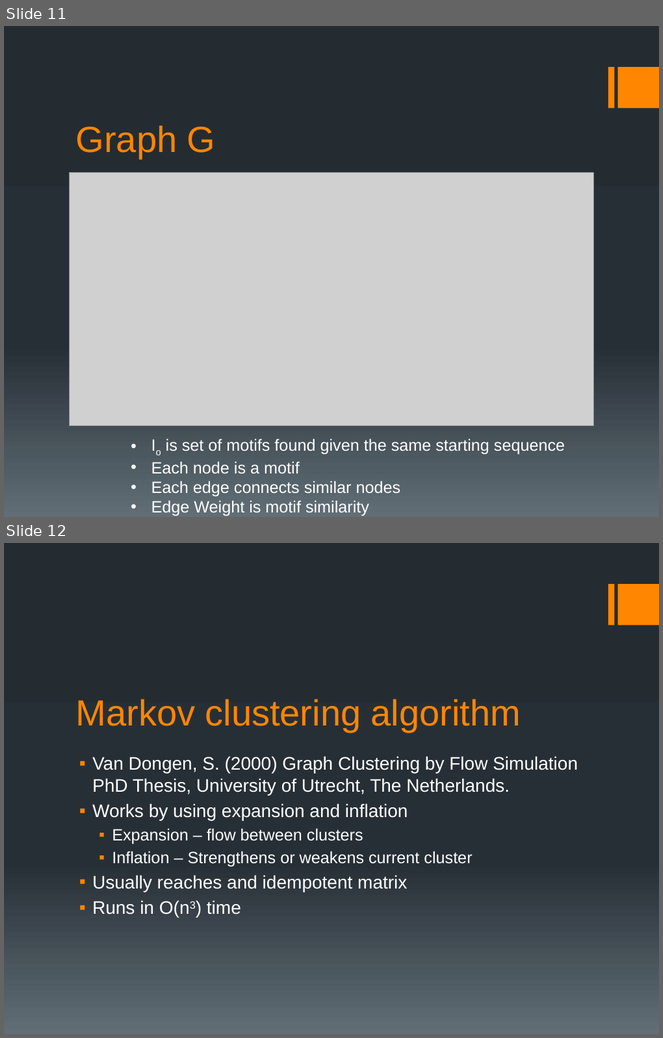
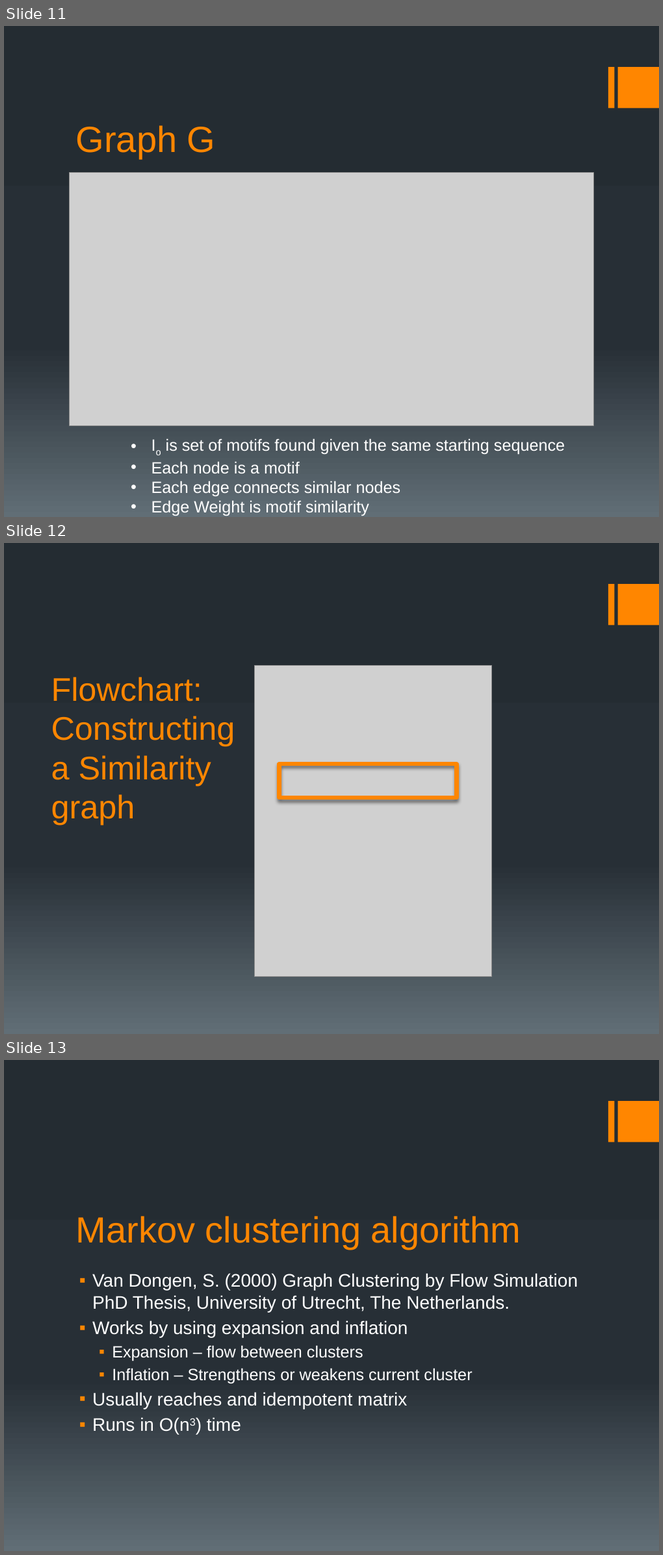
Before and after one commit to ship561/final-project, a slide deck: bioinformatics presentation.pptx. Shown one above the other, each under a label of ours: slides 11 and 12 before the commit, slides 11, 12 and 13 after it. The pictures are 663x1038 and 663x1555 pixels, drawn with LibreOffice and Linux fonts; fonts in the diff are those of the drawing; grey boxes stand for pictures. Boxes give left, top, right and bottom in pixels: in the first picture for what was removed or moved away, otherwise in the second. Text is boxed around its words. In the diff, an @@ line names an element or a change of style, - is before the commit and + after.

```diff
--- a/bioinformatics presentation.pptx
+++ b/bioinformatics presentation.pptx
@@ slide 12 added at [4,543,659,1034], background gradient #242C33 to #273037 to #636D76; not listed: 2 template elements that a slide beside it also shows @@
@@ title added at [51,677,235,825], 36 pt, text #FF8600 @@
+Flowchart: Constructing a Similarity graph
@@ picture added at [254,665,492,977] @@
@@ rectangle added at [279,764,457,798], outline #FF8600 4.5 pt @@
@@ what was slide 12 is now slide 13 @@
```
Also in this commit, not shown: 2 slides changed, 5 other slides added, 1 slide removed.
